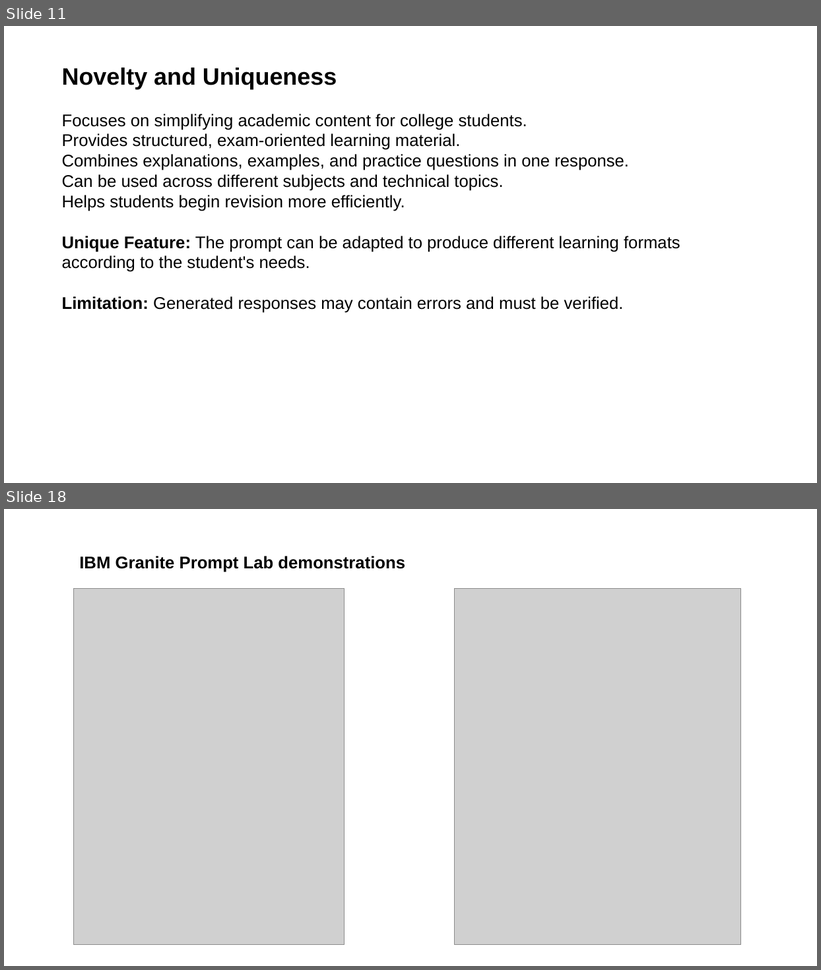
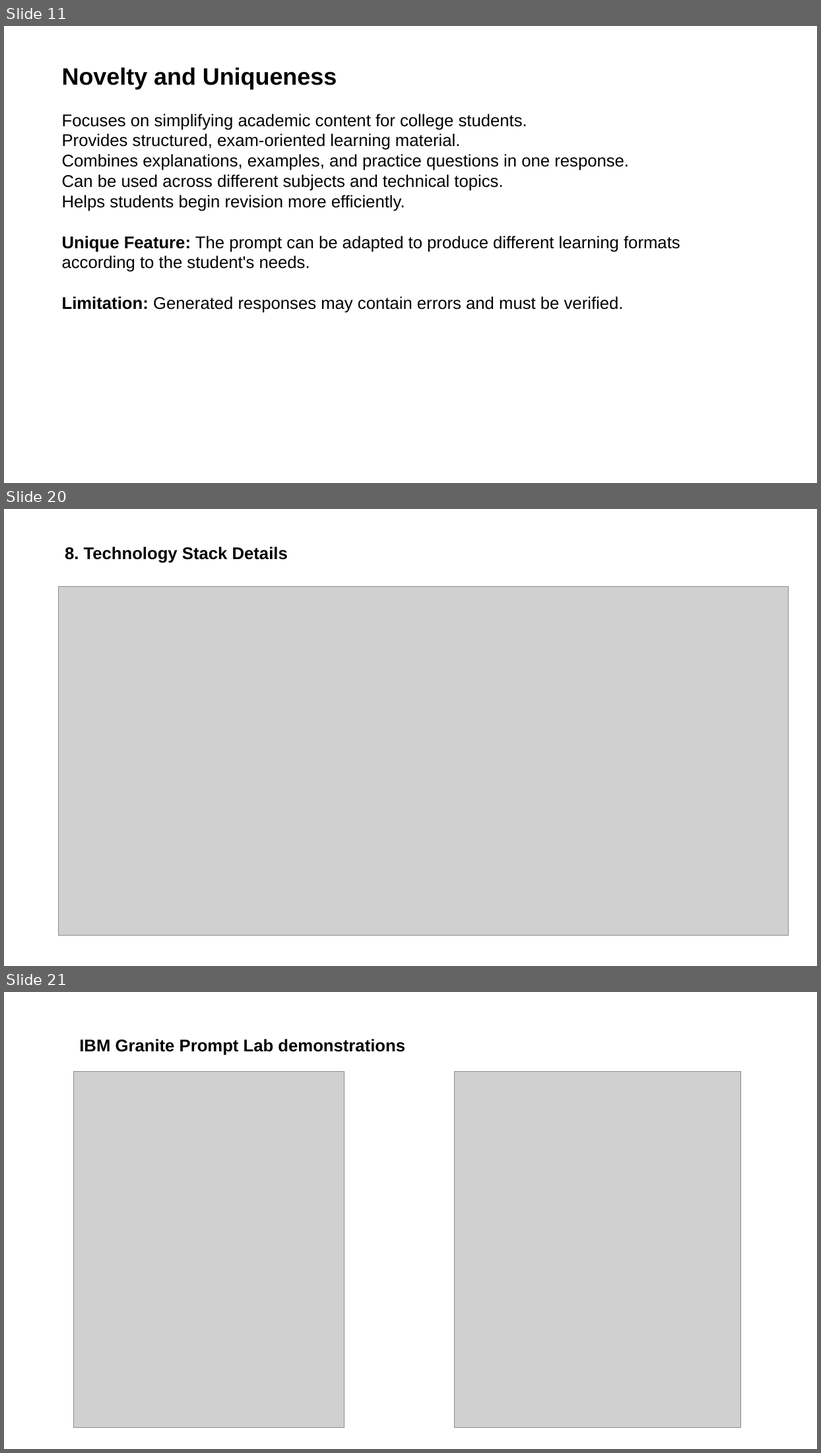
Before and after one commit to Swapnika2229/LearnEase-AI, a slide deck: LearnEase_AI_Project_Presentation.pptx. Shown one above the other, each under a label of ours: slides 11 and 18 before the commit, slides 11, 20 and 21 after it; the slides between them are not shown. The pictures are 821x970 and 821x1453 pixels, drawn with LibreOffice and Linux fonts; fonts in the diff are those of the drawing; grey boxes stand for pictures. Boxes give left, top, right and bottom in pixels: in the first picture for what was removed or moved away, otherwise in the second. Text is boxed around its words. In the diff, an @@ line names an element or a change of style, - is before the commit and + after.

```diff
--- a/LearnEase_AI_Project_Presentation.pptx
+++ b/LearnEase_AI_Project_Presentation.pptx
@@ slide 20 added at (4,509,817,966), background #FFFFFF @@
@@ text added at (65,547,288,563), 20 pt, text #000000, bold @@
+8. Technology Stack Details
@@ picture added at (59,586,789,936) @@
@@ what was slide 18 is now slide 21 @@
```
Also in this commit, not shown: 5 slides changed, 4 other slides added, 2 slides removed.
